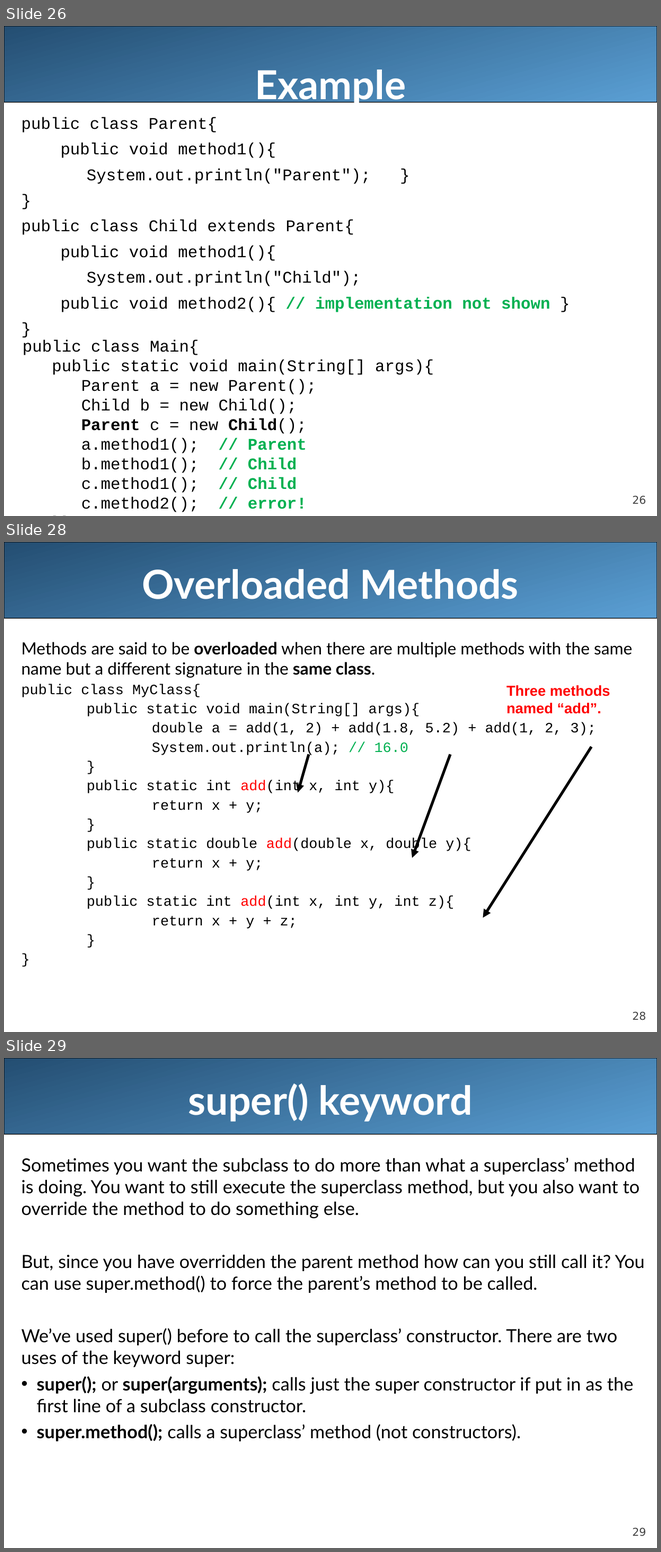
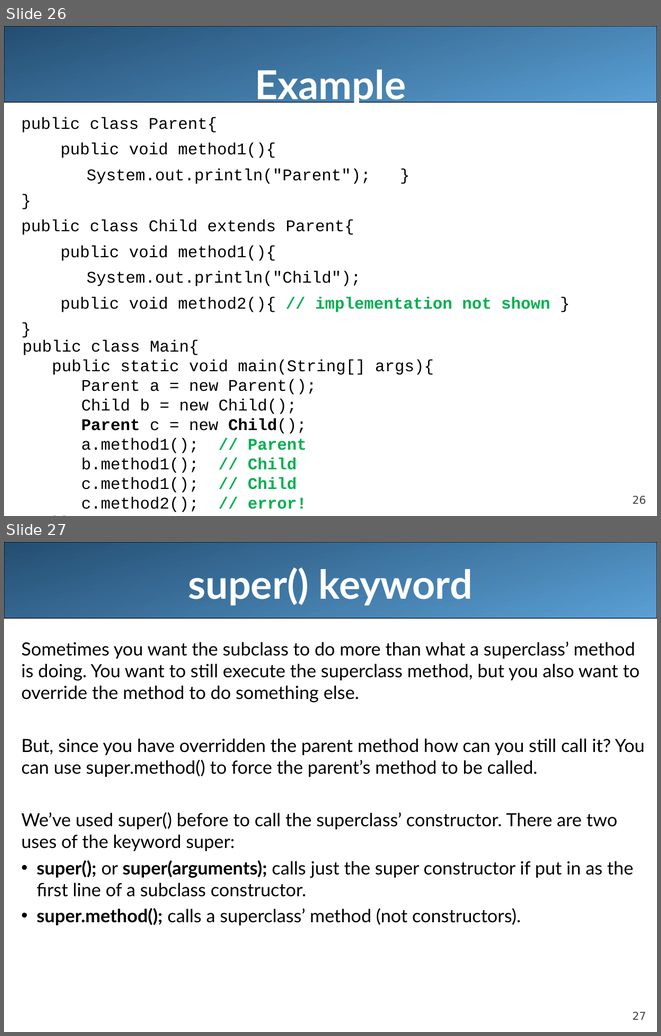
Before and after one commit to LongBaoNguyen/longbaonguyen.github.io, a slide deck: courses/apcsa/lecture21.ppt. Shown one above the other, each under a label of ours: slides 26, 28 and 29 before the commit, slides 26 and 27 after it; the slides between them are not shown. The pictures are 661x1552 and 661x1036 pixels, drawn with LibreOffice and Linux fonts; fonts in the diff are those of the drawing. Boxes give left, top, right and bottom in pixels: in the first picture for what was removed or moved away, otherwise in the second. Text is boxed around its words. In the diff, an @@ line names an element or a change of style, - is before the commit and + after.

```diff
--- a/courses/apcsa/lecture21.ppt
+++ b/courses/apcsa/lecture21.ppt
@@ slide 28 removed at <box>4,542,657,1032</box>, background #FFFFFF; not listed: 2 template elements that a slide beside it also shows @@
@@ title removed at <box>142,569,519,599</box> @@
-Overloaded Methods
@@ text removed at <box>21,642,632,928</box> @@
-Methods are said to be overloaded when there are multiple methods with the same name but a different signature in the same class.
-public class MyClass{
-public static void main(String[] args){
-double a = add(1, 2) + add(1.8, 5.2) + add(1, 2, 3);
-System.out.println(a); // 16.0
-}
-public static int add(int x, int y){
-return x + y;
-}
-public static double add(double x, double y){
-return x + y;
-}
-public static int add(int x, int y, int z){
-return x + y + z;
-}
-}
@@ text removed at <box>506,685,610,714</box> @@
-Three methods named “add”.
@@ arrow removed from (592, 747) to (483, 917) @@
@@ arrow removed from (309, 754) to (298, 792) @@
@@ arrow removed from (450, 754) to (412, 857) @@
@@ what was slide 29 is now slide 27 @@
@@ page number at <box>632,1012,646,1020</box>: text changed @@
-29
+27
```
Also in this commit, not shown: 1 other slide removed, 9 other files.
